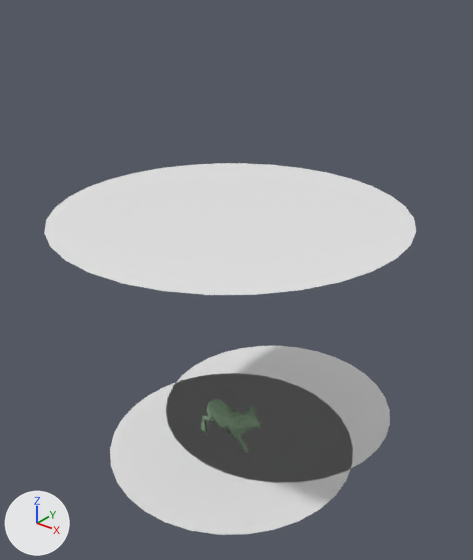
Renders of the glTF model assets/npcs/fse--goat.gltf from each side of a commit.
One viewpoint serves both versions: a 50 mm camera at (4.21, -5.17, 5.51) aimed at (-0.44, 0.65, 1.91). The lights are fixed; the arrows at lower left show +X, +Y and +Z. Where no turn or scale is listed for an object, it has been applied to the vertices.

Before the edit, the objects in view are built like this:
```python
me_circle = bpy.data.meshes.new('Circle')
me_circle.from_pydata(...)  # 32 vertices, 30 faces; spans x -1.54..1.54, y -1.54..1.54, z 0.0
me_circle_001 = bpy.data.meshes.new('Circle.001')
me_circle_001.from_pydata(...)  # 32 vertices, 30 faces; spans x -1.94..1.94, y -1.94..1.94, z 0.0
me_circle_002 = bpy.data.meshes.new('Circle.002')
me_circle_002.from_pydata(...)  # 32 vertices, 30 faces; spans x -1.54..1.54, y -1.54..1.54, z 0.0
ob_capsule_bottom = bpy.data.objects.new('capsule-bottom', me_circle)
ob_capsule_bottom.location = (0.0, 0.0, 0.0)
ob_capsule_radius = bpy.data.objects.new('capsule-radius', me_circle_002)
ob_capsule_radius.location = (0.0, 1.0, 0.0)
ob_capsule_top = bpy.data.objects.new('capsule-top', me_circle_001)
ob_capsule_top.location = (0.0, 0.0, 3.08)
# also in view: 'U3DMesh' at (0.01, -0.01, 0.3)
```
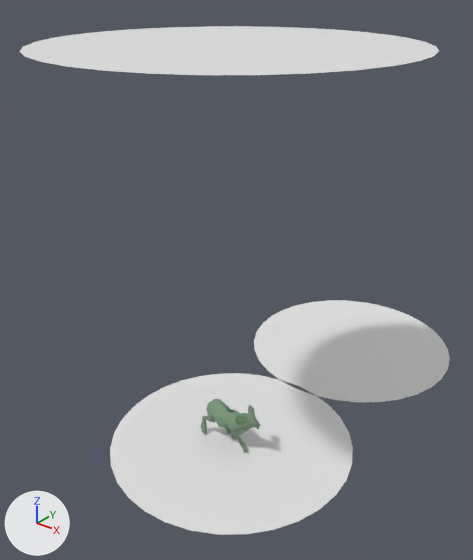
The change, as a list of edits to the scene's bpy script:
```text
Change ob_capsule_top:
    ob_capsule_top.location: (0.0, 0.0, 3.08) -> (0.0, 0.0, 4.8)
Change ob_capsule_radius:
    ob_capsule_radius.location: (0.0, 1.0, 0.0) -> (0.0, 3.0, 0.0)
```

What differs and where, as boxes (x1, y1, x2, y2) in the pictures (473 x 560 px):
'capsule-top', moved
    before: (44, 163, 416, 295)
    after: (20, 26, 439, 75)
'capsule-radius', moved
    before: (166, 346, 390, 482)
    after: (254, 300, 450, 402)
